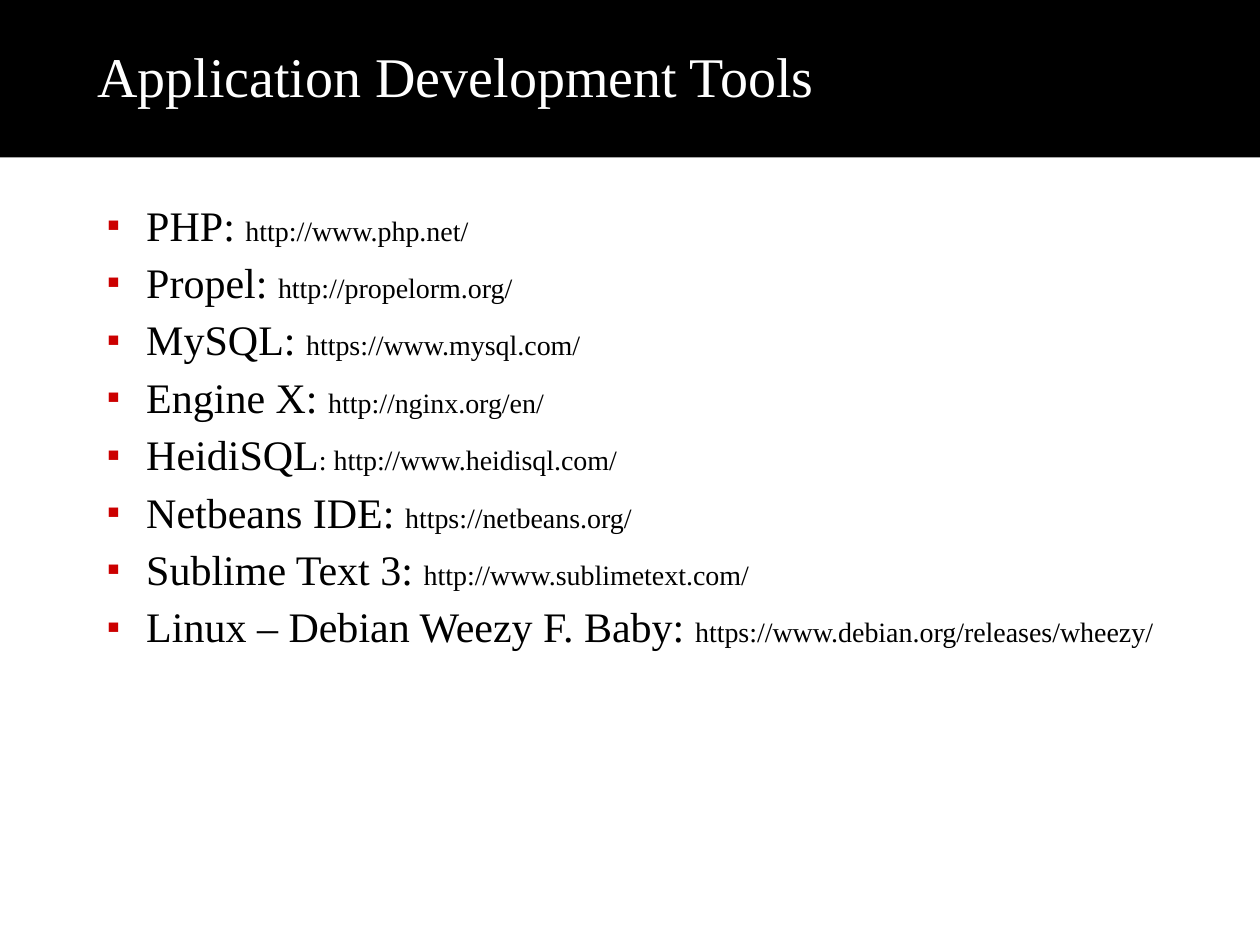
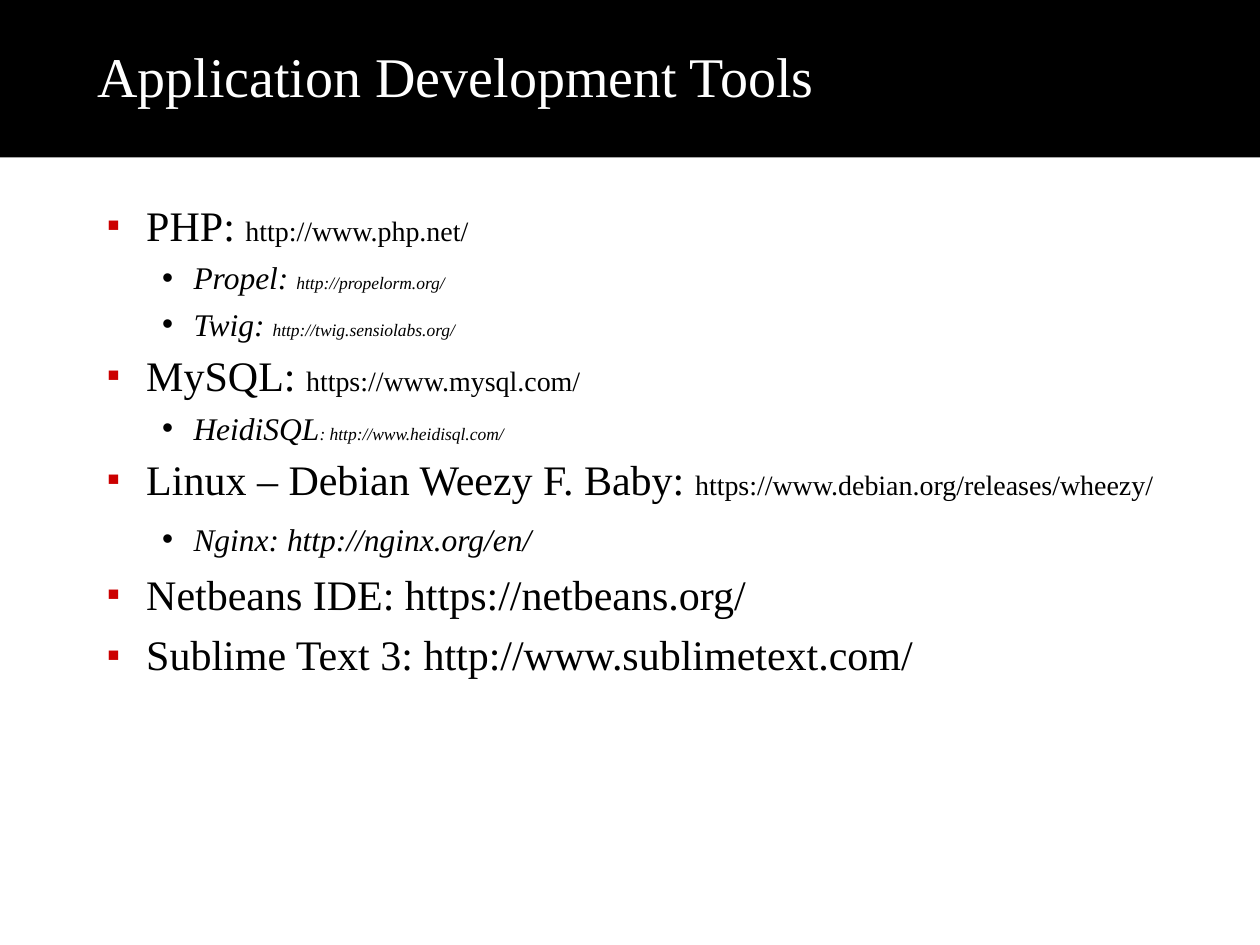
Before and after one commit to mothepro/University-Database, a slide deck: slide 2 of extras/Poon Tycoon Inc..ppt. Drawn at 1260x945 pixels with LibreOffice and Linux fonts; fonts in the diff are those of the drawing; background and template pictures are left out. Boxes give left, top, right and bottom in pixels: in the first picture for what was removed or moved away, otherwise in the second. Text is boxed around its words. In the diff, an @@ line names an element or a change of style, - is before the commit and + after.

```diff
--- a/extras/Poon Tycoon Inc..ppt
+++ b/extras/Poon Tycoon Inc..ppt
@@ text at (146, 267, 913, 679): size 24 to 18 pt in "Propel:", "HeidiSQL:"; size 16 to 10 pt in "http://propelorm.org/", "HeidiSQL: http://www.heidisql.com/"; italic on in "Propel: http://propelorm.org/", "HeidiSQL: http://www.heidisql.com/"; size 16 to 24 pt in "https://netbeans.org/", "http://www.sublimetext.com/"; bullet ▪ to •; list level 2 to 3 in "Propel: http://propelorm.org/"; bullet colour #CC0000 to #000000; list level 2 to 3 in "HeidiSQL: http://www.heidisql.com/"; more space between paragraphs @@
@@ text at (194, 315, 455, 342): paragraph added @@
+    • Twig: http://twig.sensiolabs.org/
@@ text at (146, 385, 544, 422): paragraph removed @@
-  ▪ Engine X: http://nginx.org/en/
@@ text at (146, 466, 1153, 557): paragraphs added @@
+  ▪ Linux – Debian Weezy F. Baby: https://www.debian.org/releases/wheezy/
+    • Nginx: http://nginx.org/en/
@@ text at (146, 613, 1153, 651): paragraph removed @@
-  ▪ Linux – Debian Weezy F. Baby: https://www.debian.org/releases/wheezy/
```
Also in this commit, not shown: 2 other slides changed.
